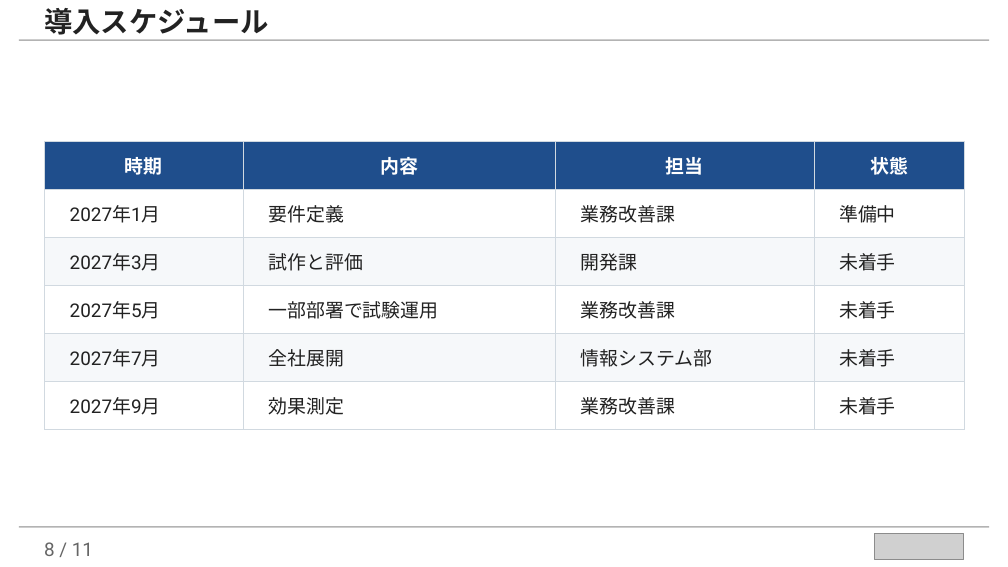
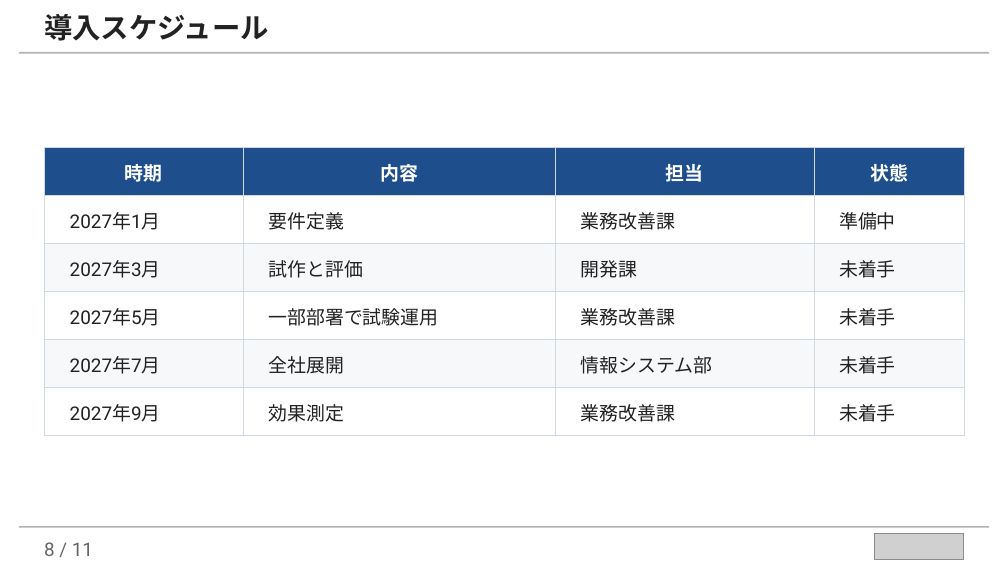
Before and after one commit to takuya109048/llm-assist-kit, a slide deck: slide 8 of examples/marp-slides-example.pptx. Drawn at 1008x567 pixels with LibreOffice and Linux fonts; fonts in the diff are those of the drawing; grey boxes stand for pictures. Boxes give left, top, right and bottom in pixels: in the first picture for what was removed or moved away, otherwise in the second. Text is boxed around its words. In the diff, an @@ line names an element or a change of style, - is before the commit and + after.

```diff
--- a/examples/marp-slides-example.pptx
+++ b/examples/marp-slides-example.pptx
@@ text "導入スケジュール" rewrapped from (44,8,269,40) to (44,14,269,41) @@
@@ rectangle: place and size @@
-rectangle at (19,39,989,41)
+rectangle at (19,52,989,54)
@@ table: place and size @@
-table at (45,141,965,429)
+table at (45,147,965,436)
```
Also in this commit, not shown: 9 other slides changed, 3 other files.
